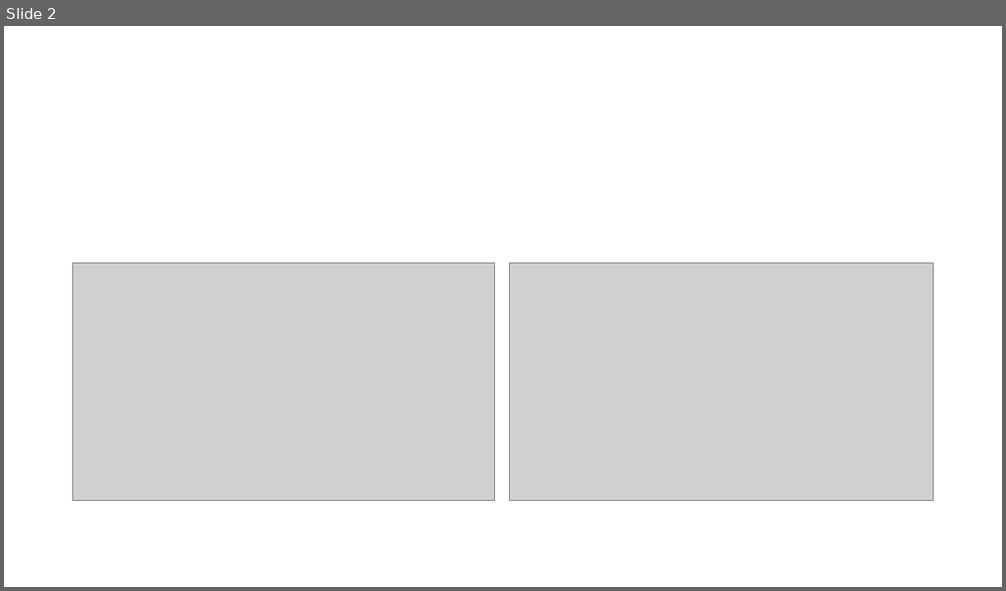
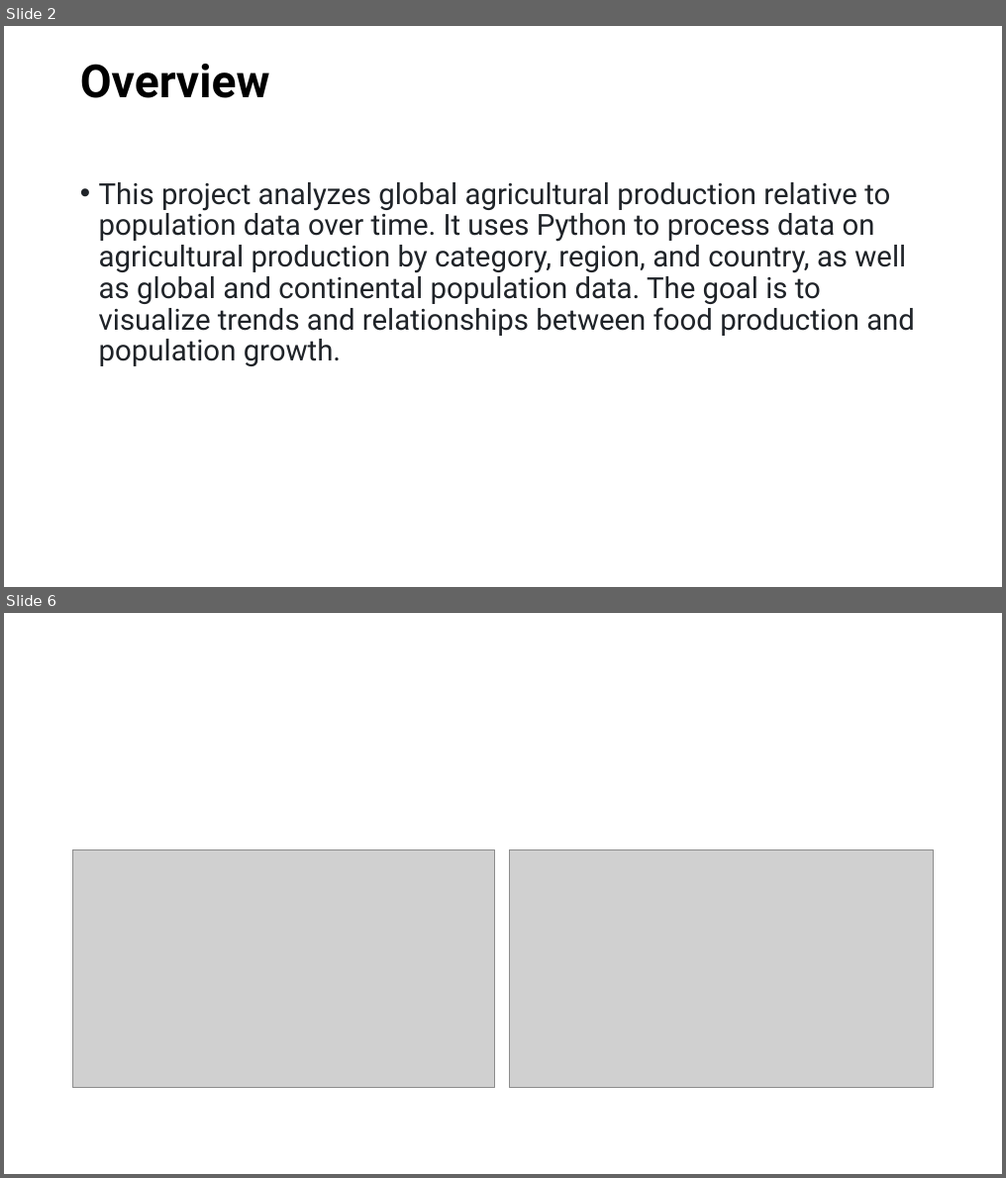
Before and after one commit to Corey-Holton/Project1, a slide deck: Working files/Group Project.pptx. Shown one above the other, each under a label of ours: slide 2 before the commit, slides 2 and 6 after it; the slides between them are not shown. The pictures are 1006x591 and 1006x1178 pixels, drawn with LibreOffice and Linux fonts; fonts in the diff are those of the drawing; grey boxes stand for pictures. Boxes give left, top, right and bottom in pixels: in the first picture for what was removed or moved away, otherwise in the second. Text is boxed around its words. In the diff, an @@ line names an element or a change of style, - is before the commit and + after.

```diff
--- a/Working files/Group Project.pptx
+++ b/Working files/Group Project.pptx
@@ slide 2 added at (x1=4, y1=26, x2=1002, y2=587), background #FFFFFF @@
@@ title added at (x1=80, y1=64, x2=270, y2=98), 44 pt, text #000000, bold @@
+Overview
@@ text added at (x1=99, y1=182, x2=915, y2=367), 28 pt, text #1F2328 @@
+• This project analyzes global agricultural production relative to population data over time. It uses Python to process data on agricultural production by category, region, and country, as well as global and continental population data. The goal is to visualize trends and relationships between food production and population growth.
@@ what was slide 2 is now slide 6 @@
```
Also in this commit, not shown: 4 other slides added, 1 slide removed.
